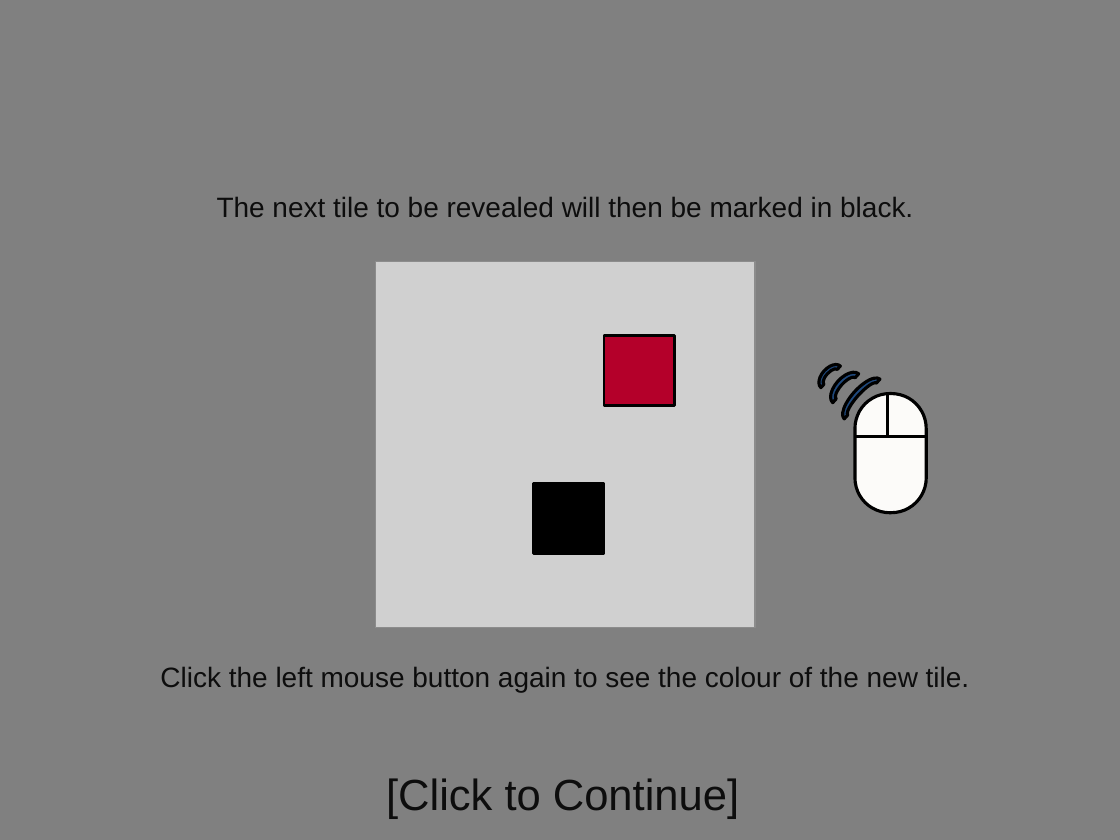
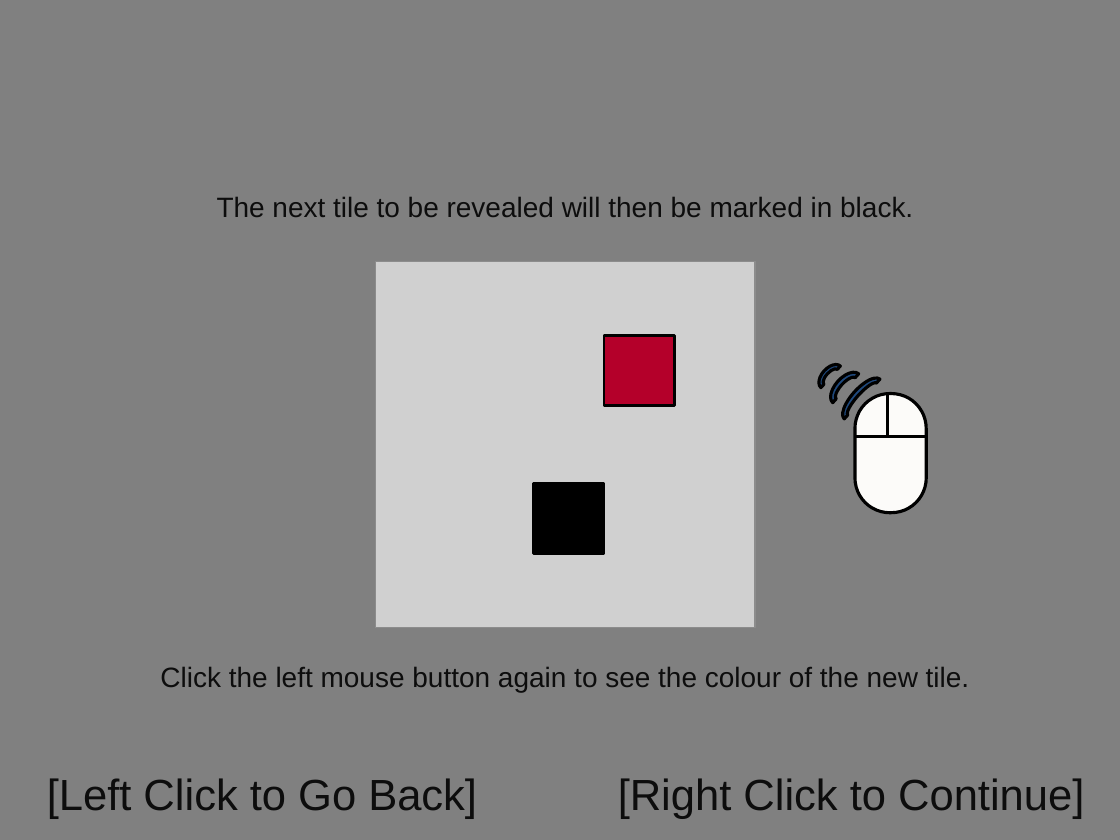
Before and after one commit to jasminetan6032/IST-EEG, a slide deck: slide 6 of Instructions/instructions_adapted.pptx. Drawn at 1120x840 pixels with LibreOffice and Linux fonts; fonts in the diff are those of the drawing; grey boxes stand for pictures. Boxes give left, top, right and bottom in pixels: in the first picture for what was removed or moved away, otherwise in the second. Text is boxed around its words. In the diff, an @@ line names an element or a change of style, - is before the commit and + after.

```diff
--- a/Instructions/instructions_adapted.pptx
+++ b/Instructions/instructions_adapted.pptx
@@ text added at <box>47,778,477,819</box>, 28 pt, text #0D0D0D @@
+[Left Click to Go Back]
@@ text at <box>618,778,1084,819</box>: text changed @@
-[Click to Continue]
+[Right Click to Continue]
```
Also in this commit, not shown: 14 other slides changed, 17 other files.
